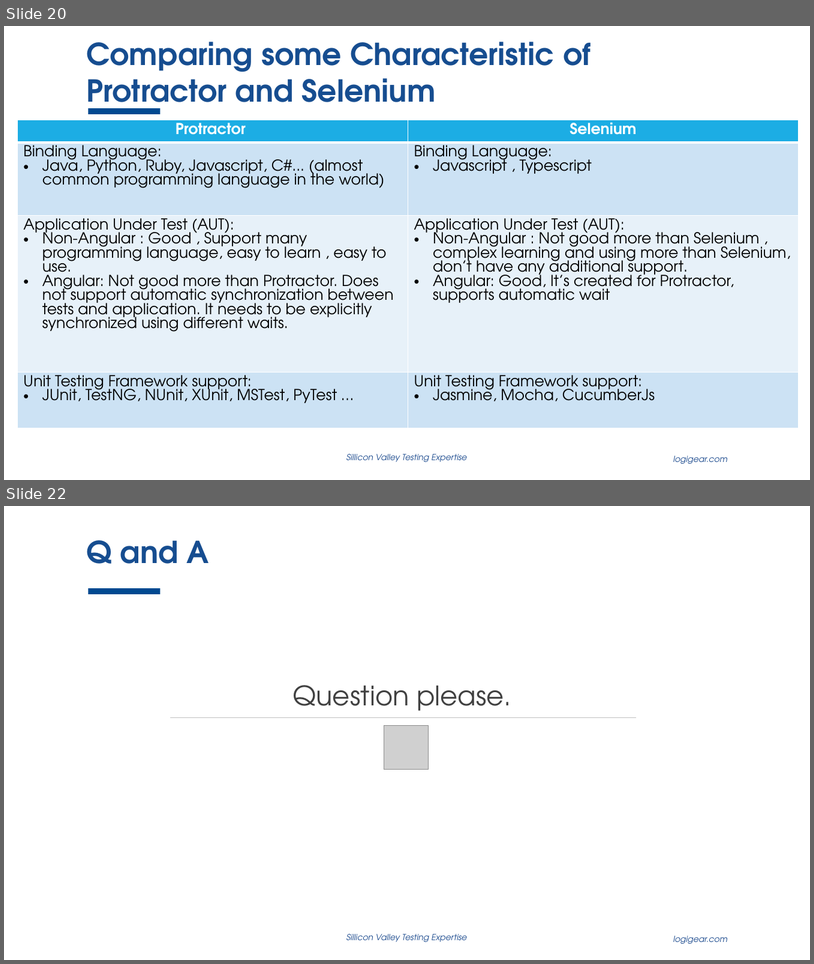
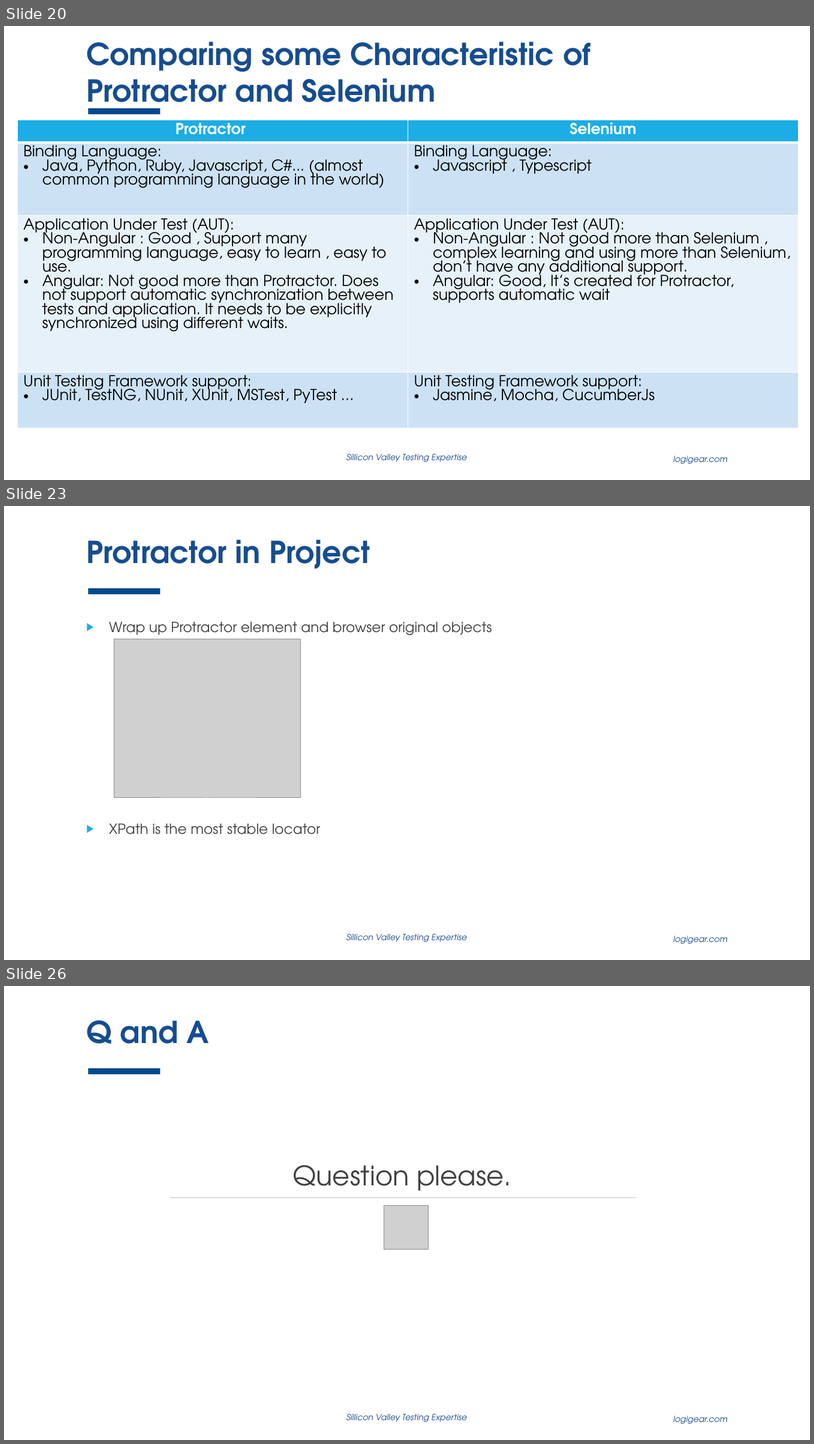
Before and after one commit to thewalldao/ICT_PROTRACTOR, a slide deck: Document/Study_document/inContact.pptx. Shown one above the other, each under a label of ours: slides 20 and 22 before the commit, slides 20, 23 and 26 after it; the slides between them are not shown. The pictures are 814x964 and 814x1444 pixels, drawn with LibreOffice and Linux fonts; fonts in the diff are those of the drawing; grey boxes stand for pictures; background and template pictures are left out. Boxes give left, top, right and bottom in pixels: in the first picture for what was removed or moved away, otherwise in the second. Text is boxed around its words. In the diff, an @@ line names an element or a change of style, - is before the commit and + after.

Commit message:
Update Protractor.pptx, inContact-v1.2.pptx, and inContact.pptx

```diff
--- a/Document/Study_document/inContact.pptx
+++ b/Document/Study_document/inContact.pptx
@@ slide 23 added at [4,506,810,960], background #FFFFFF; not listed: 3 template elements that a slide beside it also shows @@
@@ title added at [86,540,370,569], 36 pt, text #164D90, bold @@
+Protractor in Project
@@ text added at [109,622,492,834], 16.6 pt, text #404040 @@
+▶ Wrap up Protractor element and browser original objects
+▶ XPath is the most stable locator
@@ picture added at [114,639,300,798] @@
@@ what was slide 22 is now slide 26 @@
```
Also in this commit, not shown: 3 slides changed, 3 other slides added, 2 other files.
